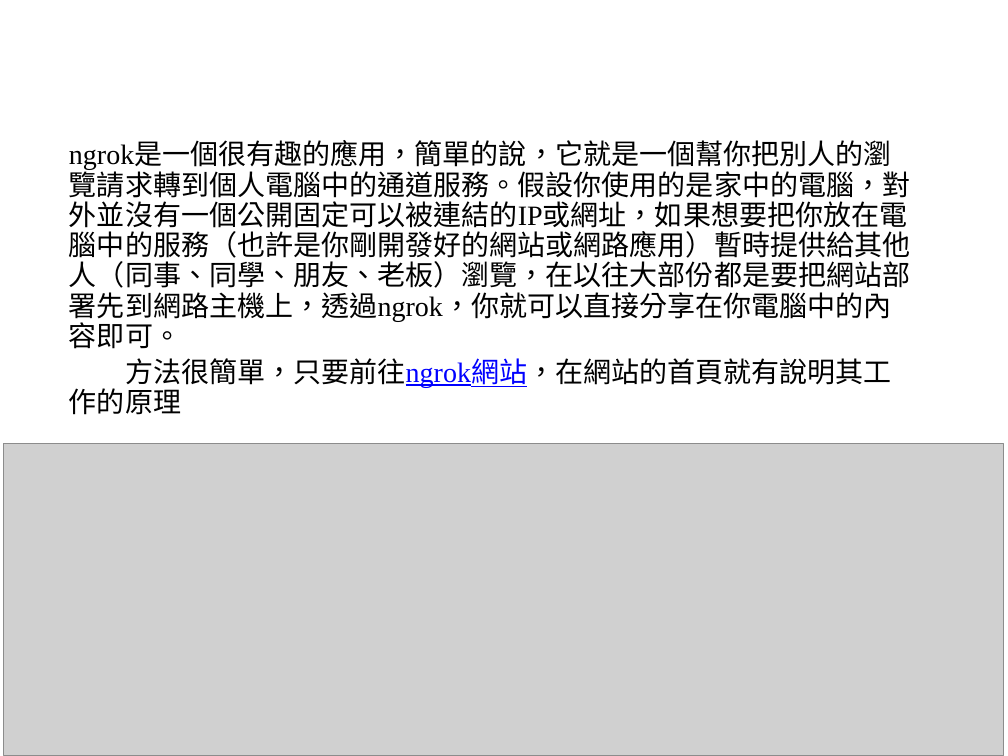
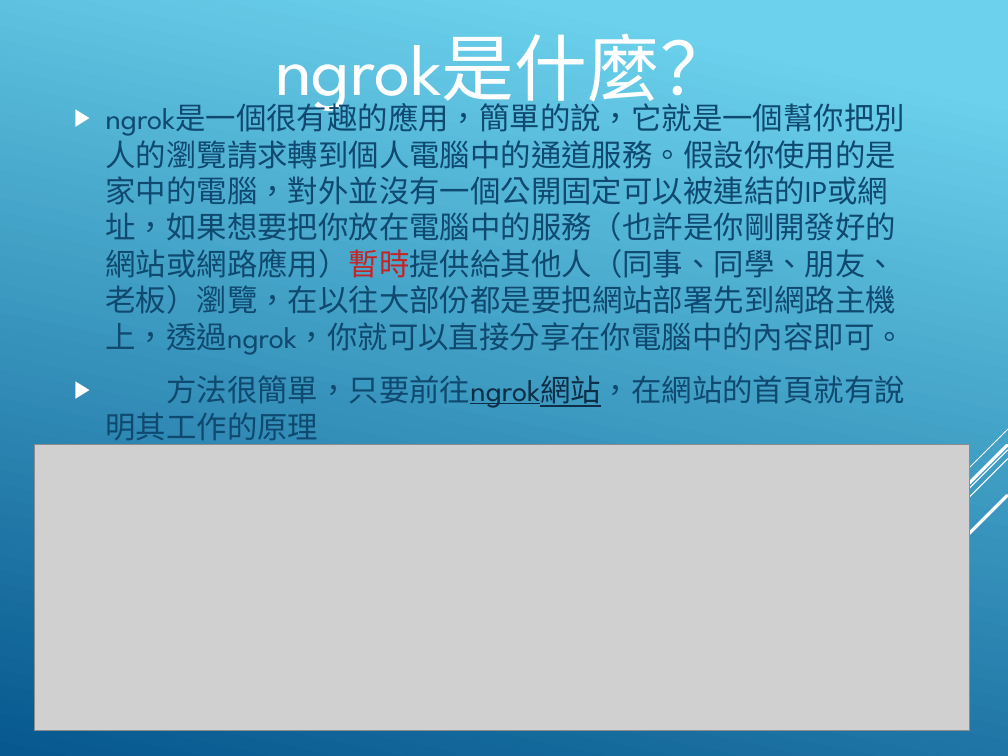
Before and after one commit to hyper570908/nodeDemo, a slide deck: slide 22 of doc/Line_BOT.pptx (slide 11 before the commit). Drawn at 1008x756 pixels with LibreOffice and Linux fonts; fonts in the diff are those of the drawing; grey boxes stand for pictures; background and template pictures are left out. Boxes give left, top, right and bottom in pixels: in the first picture for what was removed or moved away, otherwise in the second. Text is boxed around its words. In the diff, an @@ line names an element or a change of style, - is before the commit and + after.

Commit message:
[0.0.17] Update line bot ppt

```diff
--- a/doc/Line_BOT.pptx
+++ b/doc/Line_BOT.pptx
@@ background picture (left out) to gradient #6ED2EB to #06588E @@
@@ title "ngrok是什麼？" at (275,33,733,117): font Arial to League Spartan; vertical alignment top to middle @@
@@ text "ngrok是一個很有趣的應用，簡單的說，它就是一個幫你把別人的瀏覽請求轉到個人電腦中的通道服務。假設你使用的是家中的電腦 ..." at (106,99,905,408): size 20 to 21.7 pt, font Times New Roman to League Spartan, text colour #000000 to #0F496F; text colour #000000 to #C62324 in "ngrok是一個很有趣的應用，簡單的說，它就是一個幫你把別人的瀏覽請求轉到個人電腦中的通道服務。假設你使用的是家中的電腦 ..."; text colour #0000FF to #0D2E46 in "方法很簡單，只要前往ngrok網站，在網站的首頁就有說明其工作的原理"; bullet none to ▶; line spacing 0.9 to 1; more space between paragraphs; vertical alignment bottom to middle @@
@@ picture: place and size @@
-picture at (4,444,1004,756)
+picture at (34,445,970,731)
@@ group added at (736,429,1008,723): 5 lines @@
```
Also in this commit, not shown: 16 other slides changed, 12 slides added, 1 slide removed.
